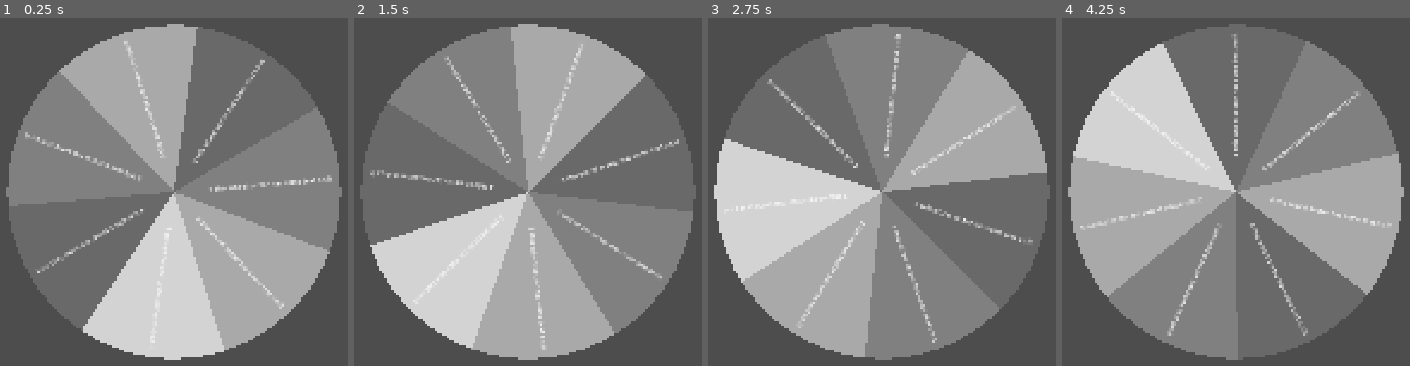
Above: before the commit, frames 1-4 (left to right).
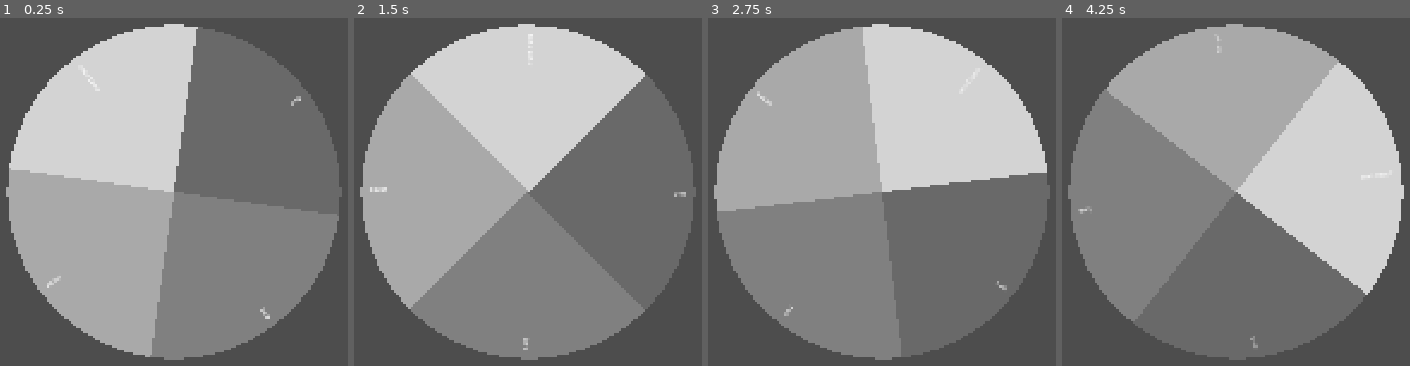
Above: after the commit, the same moments.

Repository: jowashli/gift-exchange-wheelofnames
Game: Godot game, scene res://scenes/wheelofnames.tscn
Same seed, same stepped clock (60 frames per second), same inputs: the game is played once before the commit and once after it.
Inputs:
- Up to frame 1 (0.25 s): no input
- Up to frame 2 (1.5 s): no input
- Up to frame 3 (2.75 s): no input
- Up to frame 4 (4.25 s): no input

The runs differ from the first frame. In frame 1, 52% of the frame differs, in the area x 1-96%, y 1-99%; in frame 2, 52%; in frame 3, 52%; in frame 4, 52%, in the area x 1-99%, y 1-99%.

Commit message:
Get wheel names from string

Diff:
--- a/scenes/wheelofnames.tscn
+++ b/scenes/wheelofnames.tscn
@@ -6,6 +6,10 @@
 
 [node name="Wheel" type="Node2D" parent="." unique_id=457530734]
 script = ExtResource("1_yhqkm")
+wheel_names_string = "one
+two
+three
+noot noot"
 
 [node name="Label" type="Label" parent="Wheel" unique_id=1026194741]
 offset_right = 40.0
--- a/scripts/Wheelofnames.gd
+++ b/scripts/Wheelofnames.gd
@@ -1,23 +1,28 @@
 extends Node2D
 
-@export var wheel_sector_count : int = 7
 @export var wheel_radius : float = 400.0
 @export var wheel_colors : PackedColorArray = PackedColorArray([Color.DIM_GRAY, Color.WEB_GRAY, Color.DARK_GRAY, Color.LIGHT_GRAY])
+@export_multiline() var wheel_names_string : String = "item1\nitem2\nitem3"
+var wheel_names : PackedStringArray
+var wheel_sector_count : int = len(wheel_names)
 
 func _ready() -> void:
+	wheel_names = PackedStringArray(wheel_names_string.split("\n"))
+	wheel_sector_count = len(wheel_names)
+	print(wheel_names)
 	position = get_viewport_rect().size / 2
-	create_wheel_labels(Vector2.ZERO, wheel_radius, wheel_sector_count, 0.0)
+	create_wheel_labels(Vector2.ZERO, wheel_radius, wheel_sector_count, 0.0, wheel_names)
 
 func _process(_delta: float) -> void:
 	queue_redraw()
 
-func create_wheel_labels (offset_position: Vector2, radius: float, sector_count: int, rotation_offset: float) -> void:
+func create_wheel_labels (offset_position: Vector2, radius: float, sector_count: int, rotation_offset: float, names: PackedStringArray) -> void:
 	var wheel_labels : Array[Label] = []
 	var sector_radians : float = (2.0 * PI) / sector_count
 	const WHEEL_PADDING : int = 20
 	for i in range(sector_count):
 		var new_label : Label = Label.new()
-		new_label.text = str(i) + " this wheel sector has some text on it"
+		new_label.text = names[i]
 		new_label.rotation = sector_radians * (i+0.5) + PI * 1.5
 		new_label.position = offset_position + Vector2.UP.rotated(sector_radians * (i+0.5) + rotation_offset) * radius # sector edge
 		new_label.position += Vector2.UP.rotated(new_label.rotation) * new_label.size.y/2. # height offset
